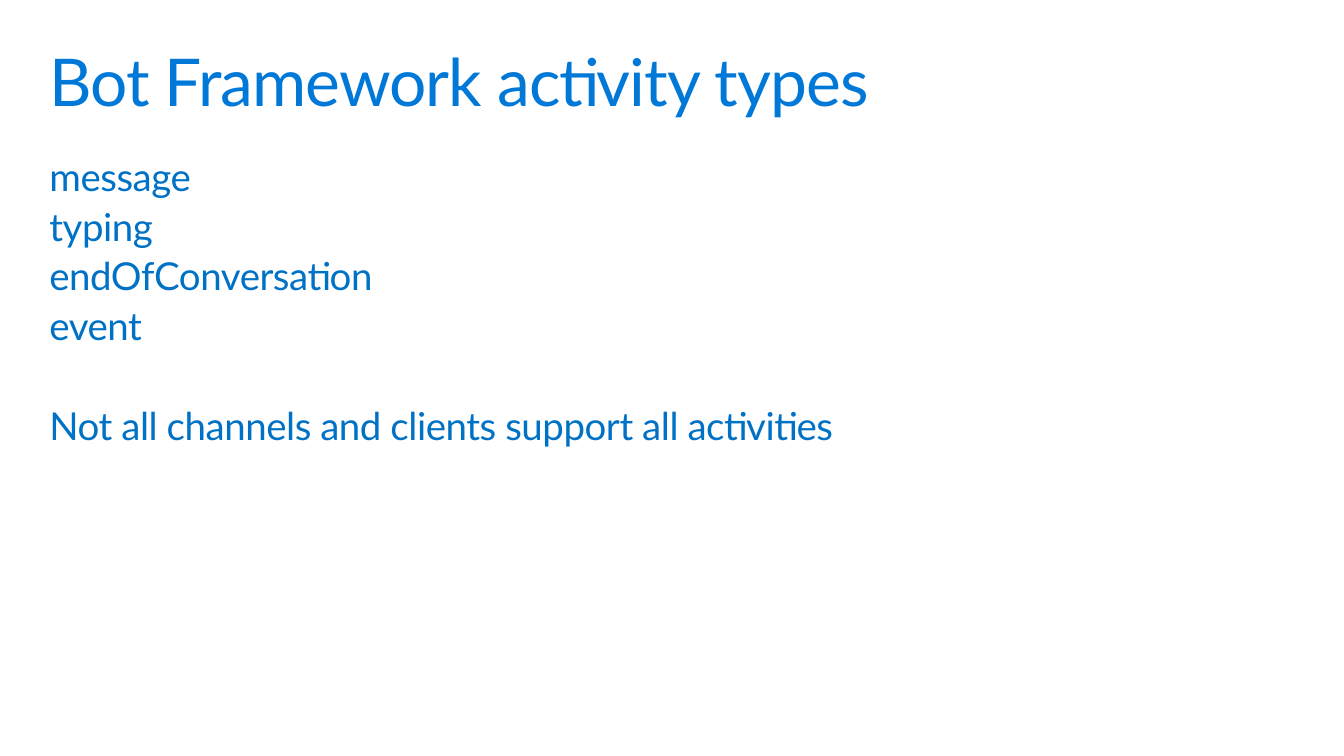
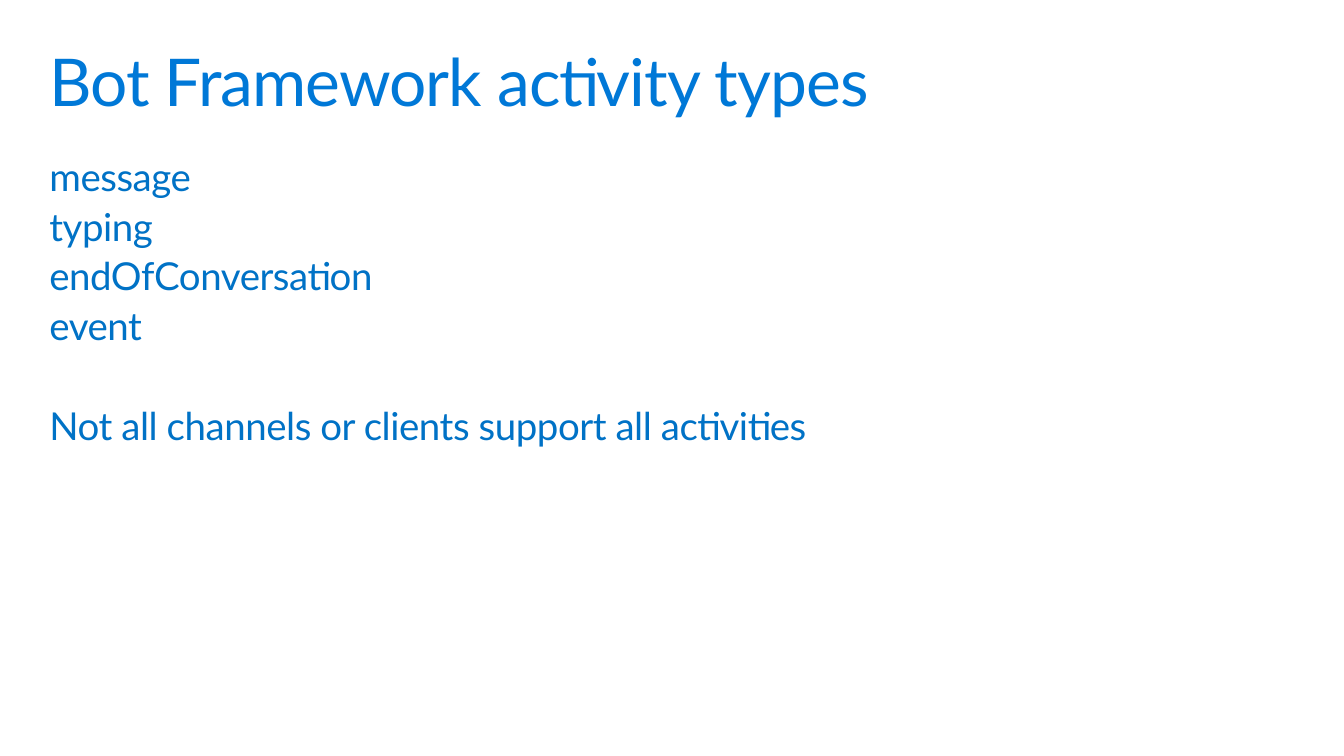
Before and after one commit to GeekTrainer/help-desk-bot-lab, a slide deck: slide 7 of Slides/8 - Backchannel.pptx. Drawn at 1344x756 pixels with LibreOffice and Linux fonts; fonts in the diff are those of the drawing. Boxes give left, top, right and bottom in pixels: in the first picture for what was removed or moved away, otherwise in the second. Text is boxed around its words. In the diff, an @@ line names an element or a change of style, - is before the commit and + after.

```diff
--- a/Slides/8 - Backchannel.pptx
+++ b/Slides/8 - Backchannel.pptx
@@ text at [49,411,806,447]: text changed @@
-Not all channels and clients support all activities
+Not all channels or clients support all activities
```
Also in this commit, not shown: 3 other slides changed, 3 other files.
